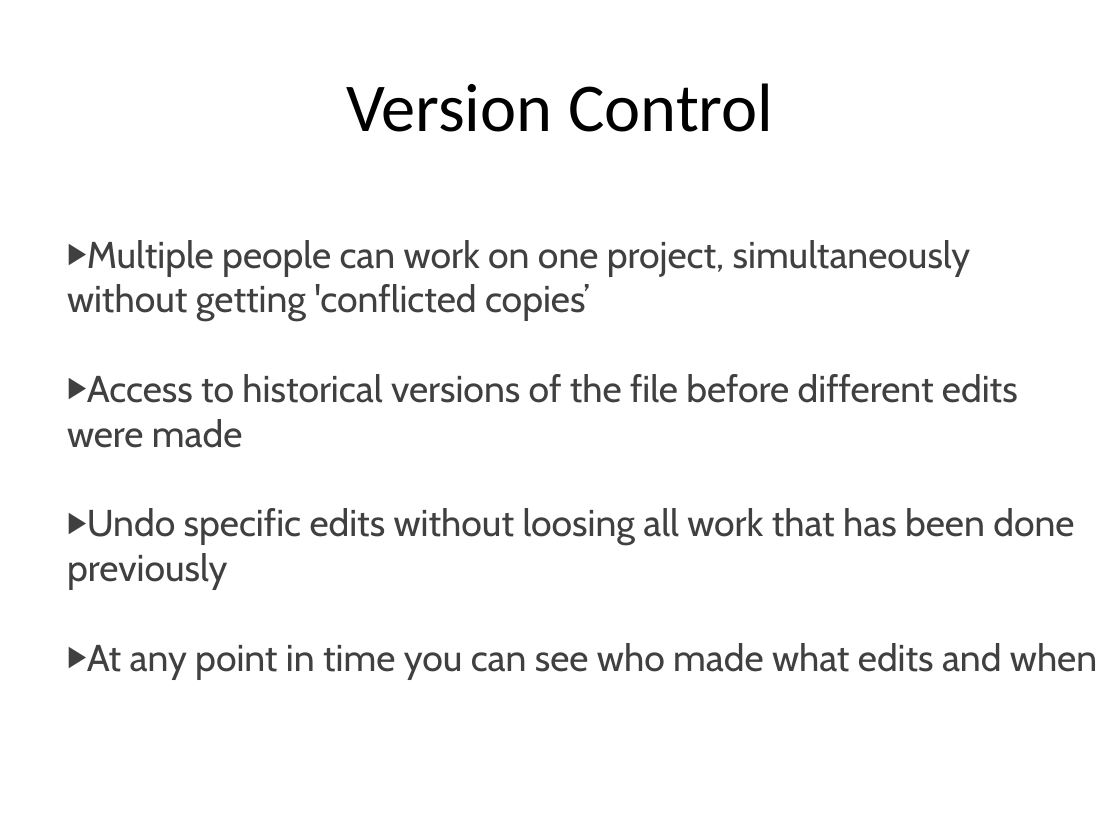
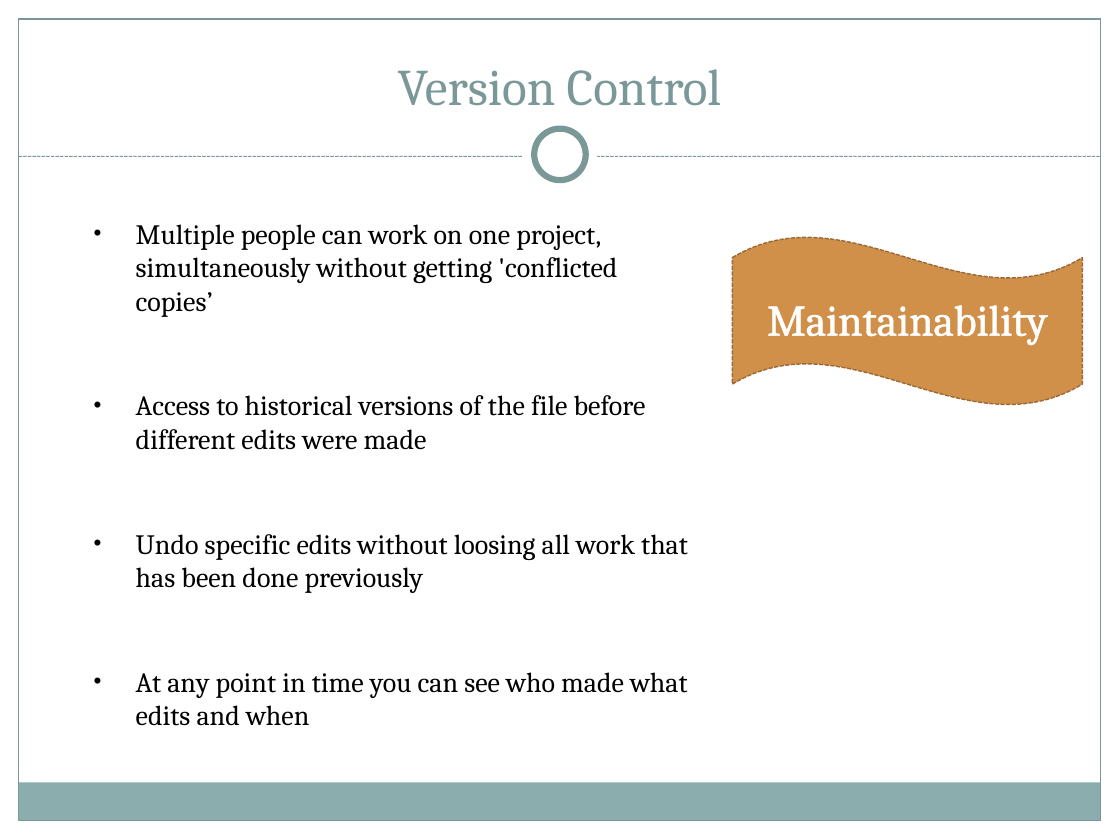
Before and after one commit to roxannebeauclair/RepoWorkFlow, a slide deck: slide 7 of Documents/Presentation Slides/Reproducible reports Delva Group Seminar 29 Feb to 04 March.pptx (slide 5 before the commit). Drawn at 1120x840 pixels with LibreOffice and Linux fonts; fonts in the diff are those of the drawing. Boxes give left, top, right and bottom in pixels: in the first picture for what was removed or moved away, otherwise in the second. Text is boxed around its words. In the diff, an @@ line names an element or a change of style, - is before the commit and + after.

Commit message:
Initiated scripts for project

```diff
--- a/Documents/Presentation Slides/Reproducible reports Delva Group Seminar 29 Feb to 04 March.pptx
+++ b/Documents/Presentation Slides/Reproducible reports Delva Group Seminar 29 Feb to 04 March.pptx
@@ rectangle added at [0,0,1120,170], fill #FFFFFF @@
@@ rectangle added at [0,0,19,840], fill #FFFFFF @@
@@ rectangle added at [19,19,1101,821], outline #7C999A 0.75 pt @@
@@ title "Version Control": place and size @@
-title "Version Control" at [346,83,773,132]
+title "Version Control" at [398,69,722,106]
@@ title "Version Control" at [398,69,722,106]: size 44 to 33 pt, font Calibri to Cambria, text colour #000000 to #7C999A; vertical alignment middle to bottom @@
@@ rectangle added at [1101,0,1120,840], fill #FFFFFF @@
@@ ellipse added at [523,118,598,193], fill #FFFFFF @@
@@ ellipse added at [534,129,586,180], fill #FFFFFF, outline #7C999A 4 pt @@
@@ line added from (19, 157) to (1101, 157), #7C999A 0.75 pt dashed @@
@@ text "Multiple people can work on ...": place and size @@
-text "Multiple people can work on ..." at [67,240,1097,679]
+text "Multiple people can work on ..." at [136,224,688,726]
@@ text "Multiple people can work on ..." at [136,224,688,726]: size 24 to 18 pt, font Cabin to Cambria, text colour #404040 to #000000; bullet ▶ to •; list level 1 to 2 in "Multiple people can work on ..."; list level 1 to 2 in "Access to historical versions of ..."; list level 1 to 2 in "Undo specific edits without loosing ..."; list level 1 to 2 in "At any point in time ..." @@
@@ wave added at [732,236,1082,405], fill #D19049, outline #9B6B36 0.9 pt dashed @@
@@ text added at [767,305,1047,346], 28 pt, text #FFFFFF @@
+Maintainability
@@ rectangle added at [18,783,1100,821], fill #8CADAE @@
```
Also in this commit, not shown: 13 other slides changed, 14 slides added, 2 slides removed, 7 other files.
